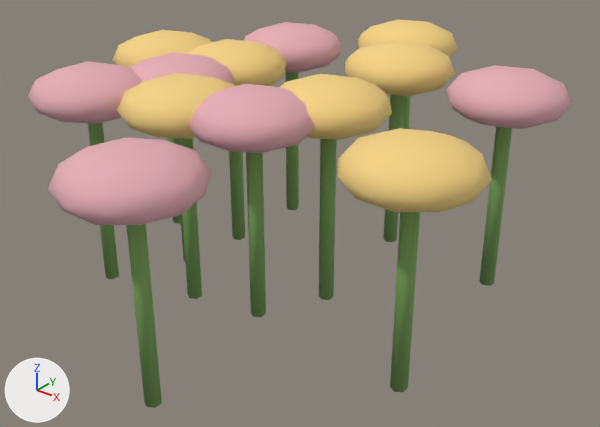
The Blender file assets/blender/prop-pollinator-garden.blend as it was, and as the next commit left it.
Both versions are drawn from a camera (50 mm lens) standing at (1.226, -1.383, 1.055) and looking at (0.119, 0.001, 0.197). Lighting does not change. The marker at lower left points along +X, +Y and +Z. The older version comes first.

Script lines for the objects in view, before the commit:
```python
mat_leaf = principled_material('leaf')
mat_leaf.base_color = (0.2, 0.37, 0.105)  # green #7ca45b
mat_leaf.roughness = 0.87
me_cylinder = bpy.data.meshes.new('Cylinder')
me_cylinder.from_pydata(...)  # 156 vertices, 104 faces; spans x -0.59..0.343, y -0.551..0.576, z -0.23..0.23
me_cylinder.polygons.foreach_set('use_smooth', [True] * 104)
me_cylinder.materials.append(mat_leaf)  # green #7ca45b
me_icosphere = bpy.data.meshes.new('Icosphere')
me_icosphere.from_pydata(...)  # 294 vertices, 560 faces; spans x -0.708..0.461, y -0.333..0.698, z -0.06..0.06
me_icosphere.polygons.foreach_set('use_smooth', [True] * 560)
me_icosphere.materials.append(mat_flower)  # beige #f5d384
me_icosphere_001 = bpy.data.meshes.new('Icosphere.001')
me_icosphere_001.from_pydata(...)  # 252 vertices, 480 faces; spans x -0.133..0.884, y -0.416..0.733, z -0.06..0.06
me_icosphere_001.polygons.foreach_set('use_smooth', [True] * 480)
me_icosphere_001.materials.append(mat_pink)  # pink #e6adb6
ob_prop_pollinator_garden_flower = bpy.data.objects.new('prop-pollinator-garden_flower', me_icosphere)
ob_prop_pollinator_garden_flower.location = (0.2, 0.0, 0.48)
ob_prop_pollinator_garden_leaf = bpy.data.objects.new('prop-pollinator-garden_leaf', me_cylinder)
ob_prop_pollinator_garden_leaf.location = (0.2, 0.0, 0.23)
ob_prop_pollinator_garden_pink = bpy.data.objects.new('prop-pollinator-garden_pink', me_icosphere_001)
ob_prop_pollinator_garden_pink.location = (-0.28, -0.257, 0.48)
```
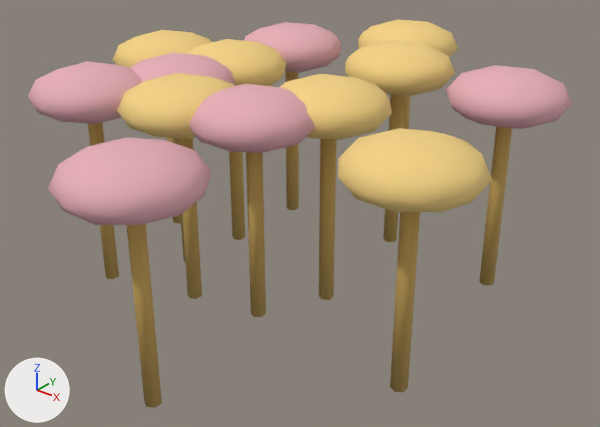
Pixel boxes (x1, y1, x2, y2) of what changed, in the pictures (600 x 427 px):
'prop-pollinator-garden_leaf', recoloured: (88, 71, 512, 408) in both

Edits to the bpy script that builds the scene:
```text
Change mat_leaf:
    mat_leaf.base_color: (0.2, 0.37, 0.105) -> (0.57, 0.37, 0.1)  # green #7ca45b -> orange #c7a459
```
